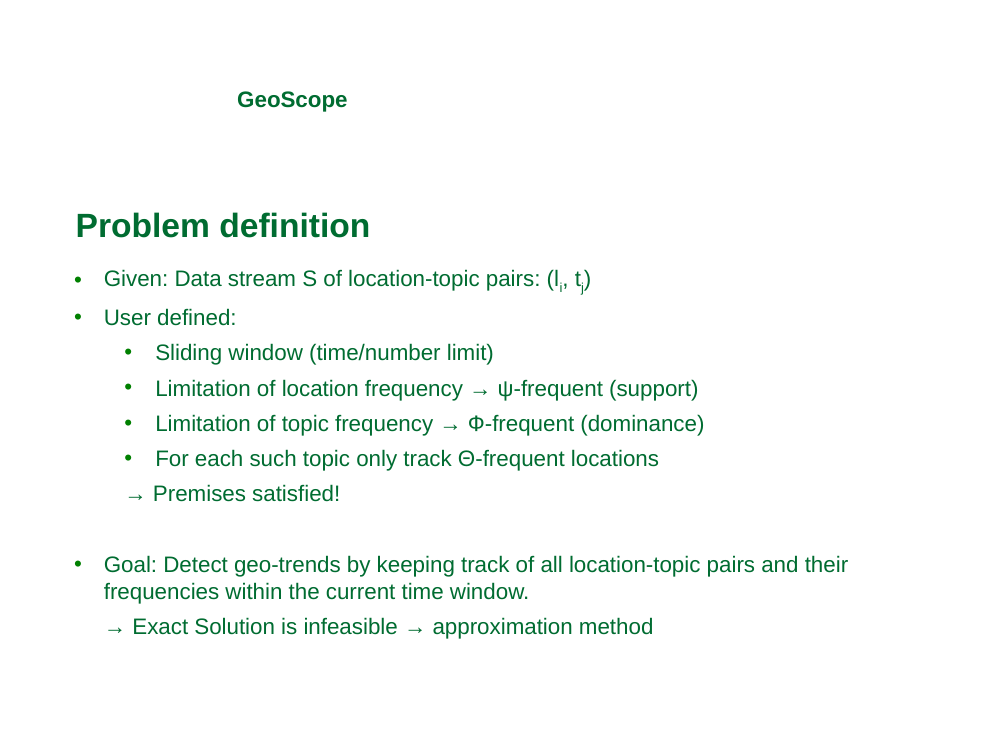
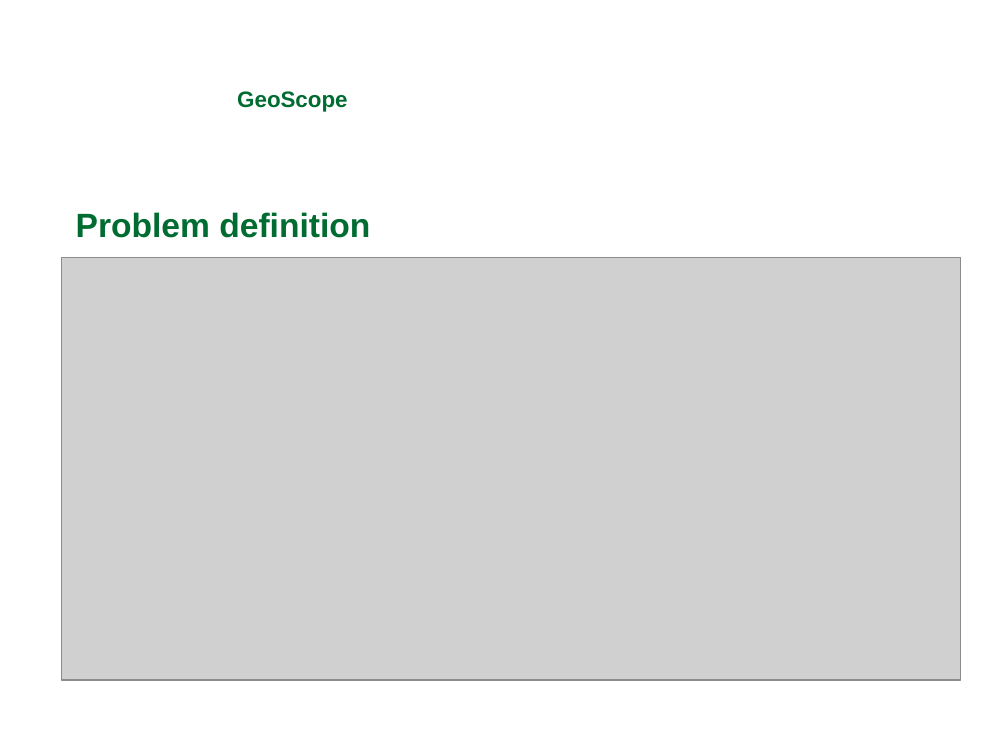
Before and after one commit to michaelprummer/datascience, a slide deck: slide 9 of GeoScope/DataScience1.ppt. Drawn at 1008x756 pixels with LibreOffice and Linux fonts; fonts in the diff are those of the drawing; grey boxes stand for pictures; background and template pictures are left out. Boxes give left, top, right and bottom in pixels: in the first picture for what was removed or moved away, otherwise in the second. Text is boxed around its words. In the diff, an @@ line names an element or a change of style, - is before the commit and + after.

Commit message:
changes on jennys part

```diff
--- a/GeoScope/DataScience1.ppt
+++ b/GeoScope/DataScience1.ppt
@@ picture added at (61, 257, 962, 679) @@
@@ text removed at (104, 269, 848, 639) @@
-• Given: Data stream S of location-topic pairs: (li, tj)
-• User defined:
-  • Sliding window (time/number limit)
-  • Limitation of location frequency → ψ-frequent (support)
-  • Limitation of topic frequency → Ф-frequent (dominance)
-  • For each such topic only track Θ-frequent locations
-  → Premises satisfied!
-• Goal: Detect geo-trends by keeping track of all location-topic pairs and their frequencies within the current time window.
-→ Exact Solution is infeasible → approximation method
```
